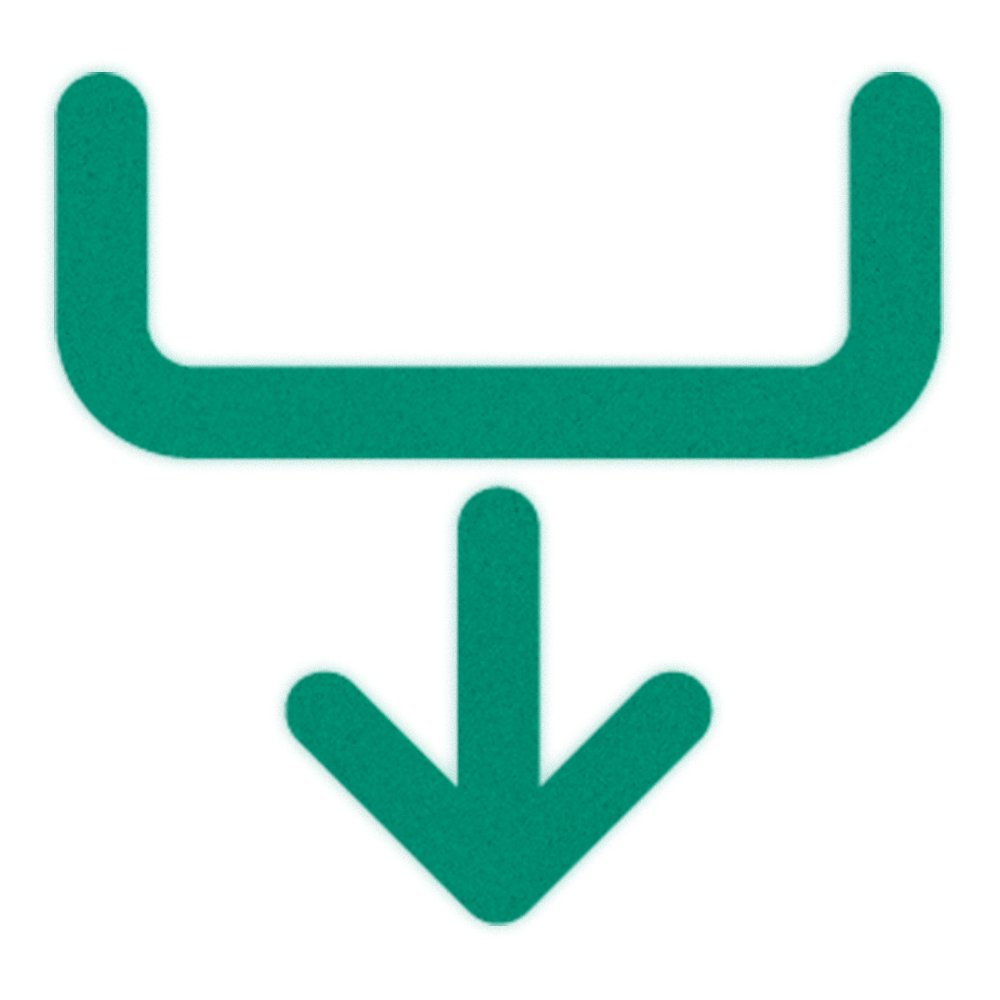
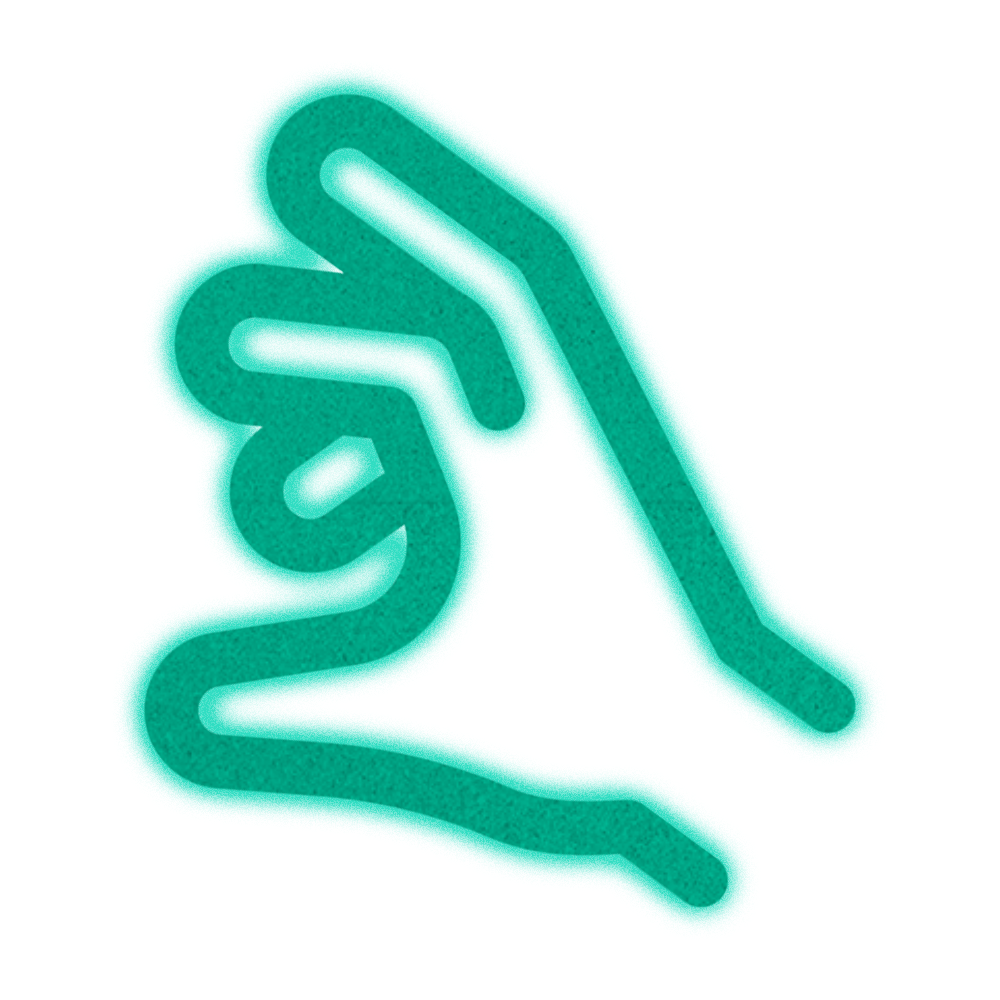
Before/after of a 1000x1000 layered artwork. What changed in the layer stack:
added layer "glow" above "regular" over (143, 92, 857, 909)
renamed "drop" to "regular", hid it over (54, 72, 944, 926)